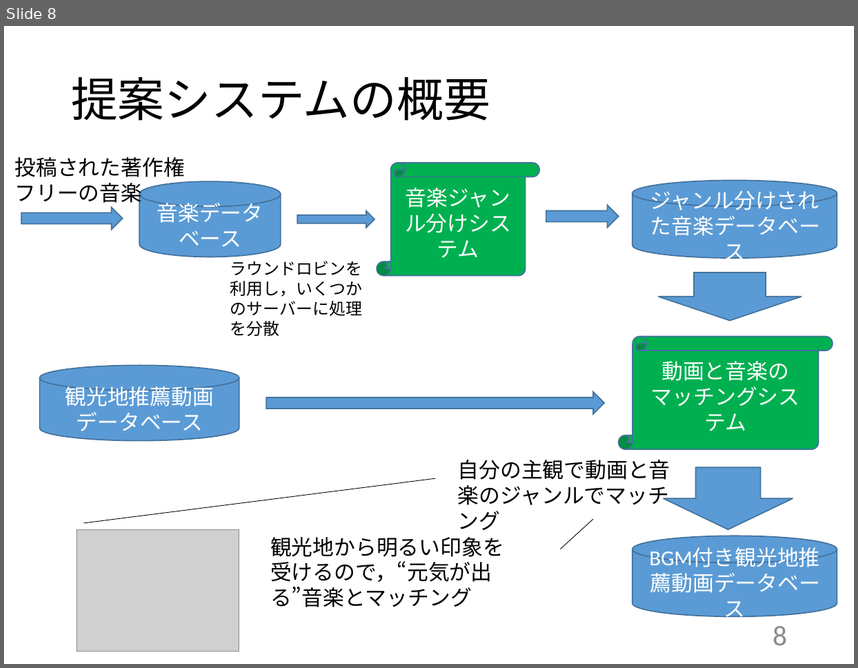
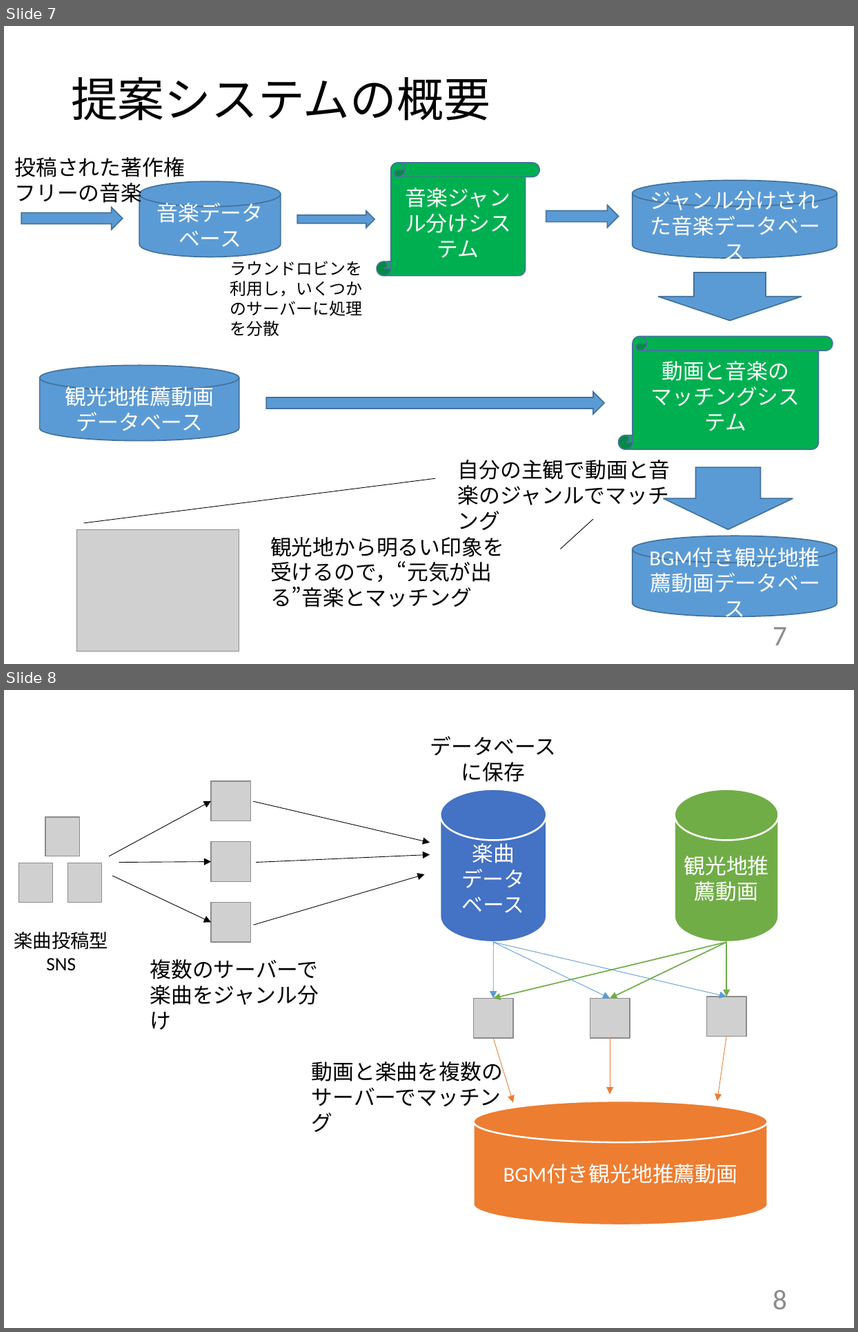
Before and after one commit to kait-takanolab/1821144-yoshii-thesis, a slide deck: 発表用スライド/1821144_yoshii_thesis_ver2.pptx. Shown one above the other, each under a label of ours: slide 8 before the commit, slides 7 and 8 after it. The pictures are 858x668 and 858x1332 pixels, drawn with LibreOffice and Linux fonts; fonts in the diff are those of the drawing; grey boxes stand for pictures. Boxes give left, top, right and bottom in pixels: in the first picture for what was removed or moved away, otherwise in the second. Text is boxed around its words. In the diff, an @@ line names an element or a change of style, - is before the commit and + after.

```diff
--- a/発表用スライド/1821144_yoshii_thesis_ver2.pptx
+++ b/発表用スライド/1821144_yoshii_thesis_ver2.pptx
@@ slide 8 added at [4,690,854,1328], background #FFFFFF @@
@@ text added at [430,736,557,782], 18 pt, text #000000 @@
+データベースに保存
@@ picture added at [212,781,252,821] @@
@@ cylinder added at [440,789,546,943], fill #4472C4, outline #FFFFFF 1.5 pt, 18 pt, text #FFFFFF @@
+楽曲
+データベース
@@ cylinder added at [675,789,780,943], fill #70AD47, outline #FFFFFF 1.5 pt, 18 pt, text #FFFFFF @@
+観光地推薦動画
@@ arrow added from (109, 856) to (212, 801), #000000 0.5 pt @@
@@ arrow added from (253, 801) to (430, 842), #000000 0.5 pt @@
@@ picture added at [212,841,252,881] @@
@@ arrow added from (256, 862) to (430, 855), #000000 0.5 pt @@
@@ arrow added from (113, 876) to (212, 922), #000000 0.5 pt @@
@@ arrow added from (119, 862) to (212, 862), #000000 0.5 pt @@
@@ arrow added from (253, 925) to (425, 874), #000000 0.5 pt @@
@@ picture added at [212,903,252,943] @@
@@ group added at [14,817,108,971]: 3 pictures, 1 text @@
+楽曲投稿型SNS
@@ arrow added from (494, 942) to (494, 998), #5B9BD5 0.5 pt @@
@@ arrow added from (494, 942) to (610, 998), #5B9BD5 0.5 pt @@
@@ arrow added from (494, 942) to (726, 996), #5B9BD5 0.5 pt @@
@@ arrow added from (726, 942) to (494, 998), #70AD47 1 pt @@
@@ arrow added from (726, 942) to (610, 998), #70AD47 1 pt @@
@@ arrow added from (726, 942) to (726, 996), #70AD47 1 pt @@
@@ text added at [150,959,319,1005], 18 pt, text #000000 @@
+複数のサーバーで楽曲をジャンル分け
@@ picture added at [473,998,513,1038] @@
@@ picture added at [590,998,630,1038] @@
@@ picture added at [707,996,747,1036] @@
@@ arrow added from (494, 1038) to (513, 1103), #ED7D31 0.5 pt @@
@@ arrow added from (610, 1038) to (610, 1094), #ED7D31 0.5 pt @@
@@ arrow added from (726, 1036) to (717, 1101), #ED7D31 0.5 pt @@
@@ text added at [312,1058,503,1111], 18 pt, text #000000 @@
+動画と楽曲を複数のサーバーでマッチング
@@ cylinder added at [473,1101,767,1225], fill #ED7D31, outline #FFFFFF 1.5 pt, 18 pt, text #FFFFFF @@
+BGM付き観光地推薦動画
@@ page number added at [773,1290,787,1309], 24 pt, text #8C8C8C @@
+8
@@ what was slide 8 is now slide 7 @@
@@ page number at [773,626,787,645]: text changed @@
-8
+7
```
Also in this commit, not shown: 3 slides changed, 1 other slide added, 1 slide removed, 4 other files.
